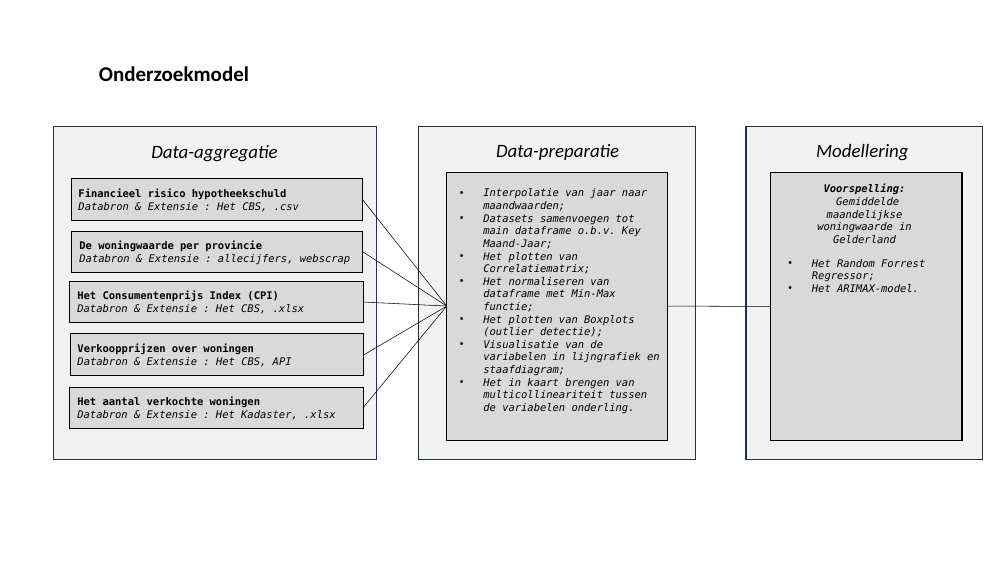
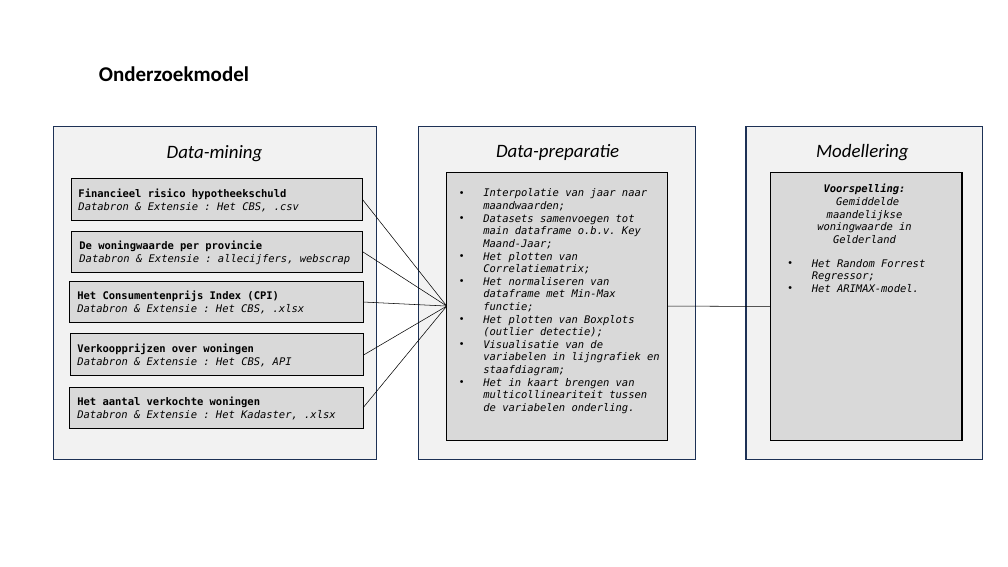
Before and after one commit to y-anwari/Invloeden_op_huizenprijs, a slide deck: slide 1 of Het onderzoekmodel.pptx. Drawn at 1008x567 pixels with LibreOffice and Linux fonts; fonts in the diff are those of the drawing. Boxes give left, top, right and bottom in pixels: in the first picture for what was removed or moved away, otherwise in the second. Text is boxed around its words. In the diff, an @@ line names an element or a change of style, - is before the commit and + after.

```diff
--- a/Het onderzoekmodel.pptx
+++ b/Het onderzoekmodel.pptx
@@ text at <box>167,145,263,162</box>: text changed @@
-Data-aggregatie
+Data-mining
```
Also in this commit, not shown: 6 other files.
